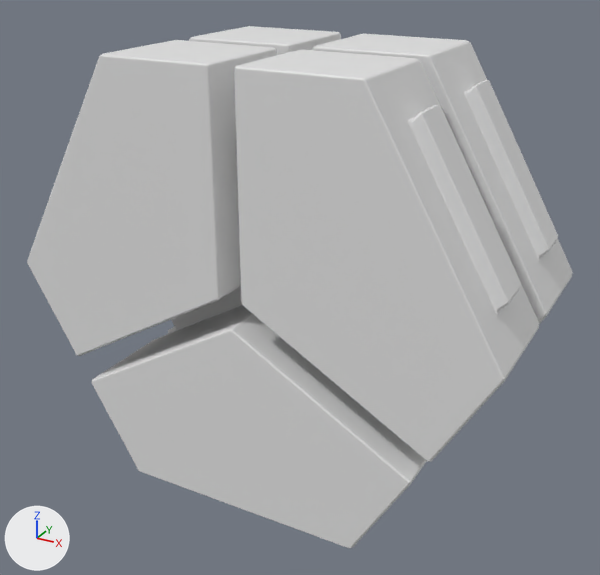
Two versions of the FBX model Endless-Geo-Dash/Assets/3D Models/Characters/Character-Hexagonal-Prism.fbx, one commit apart.
Rendered twice from a camera (50 mm lens) standing at (1.52, -2.72, 1.28) and looking at (0.03, -0.01, -0.08). Arrows for +X, +Y and +Z are at lower left; the lights stay in place.

Objects in the first picture: 'Hexagonal Prism'.
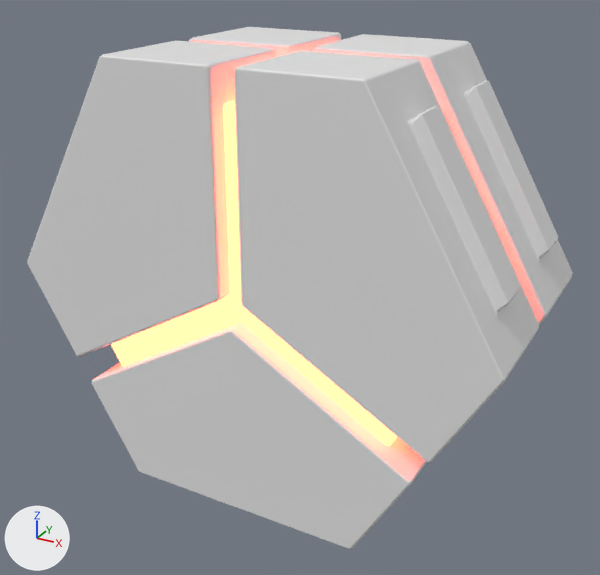
Pixel boxes [x1, y1, x2, y2] of what changed, in the pictures (600 x 575 px; the box of a moved part takes in the faces that stretch with it):
'Hexagonal Prism', recoloured, surface changed, reshaped
    before: [27, 26, 573, 548]
    after: [27, 27, 573, 549]
part 1 of me_cylinder_003, moved or reshaped
    before: [171, 286, 242, 330]
    after: [111, 103, 397, 446]

Diff of the bpy script that builds the scene:
```diff
--- a/Endless-Geo-Dash/Assets/3D Models/Characters/Character-Hexagonal-Prism.fbx.py
+++ b/Endless-Geo-Dash/Assets/3D Models/Characters/Character-Hexagonal-Prism.fbx.py
@@ mat_emissive @@
 mat_emissive = principled_material('Emissive')
-mat_emissive.base_color = (0.8, 0.8, 0.8)  # white #e7e7e7
+mat_emissive.base_color = (0.8, 0.178, 0.012)  # orange #e7751d
+mat_emissive.emission_color = (0.579, 0.0327, 0.0114)  # red #c8331c
+mat_emissive.emission_strength = 40.0
@@ me_cylinder_003 @@
 me_cylinder_003.from_pydata(...)  # 360 vertices, 398 faces; spans x -0.99..0.99, y -0.48..0.48, z -0.92..0.87
 # used by ob_hexagonal_prism; location = (0.0, 0.0, 0.0)
+# me_cylinder_003 part 1: all 18 vertices in x -0.84..0.84, y -0.03..-0.02, z -0.73..0.73 are moved by (0.0, -0.37, 0.0)
 me_cylinder_003.materials.append(mat_emissive)
```
